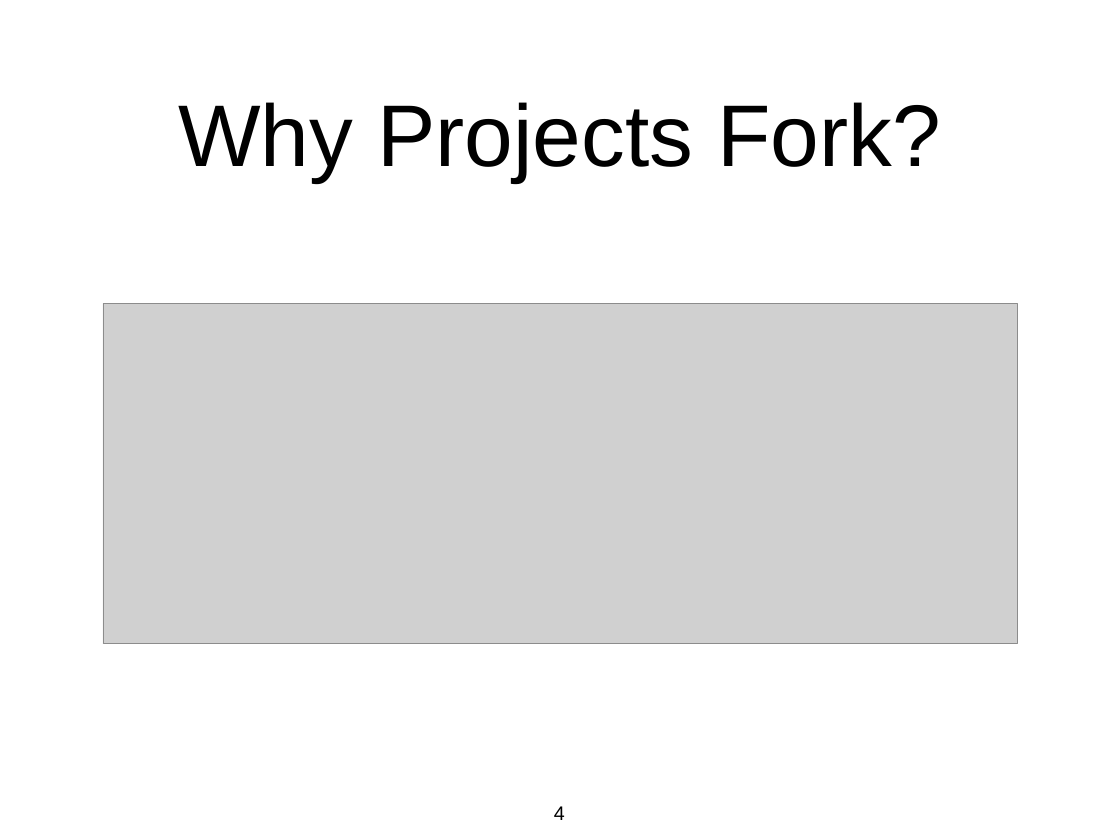
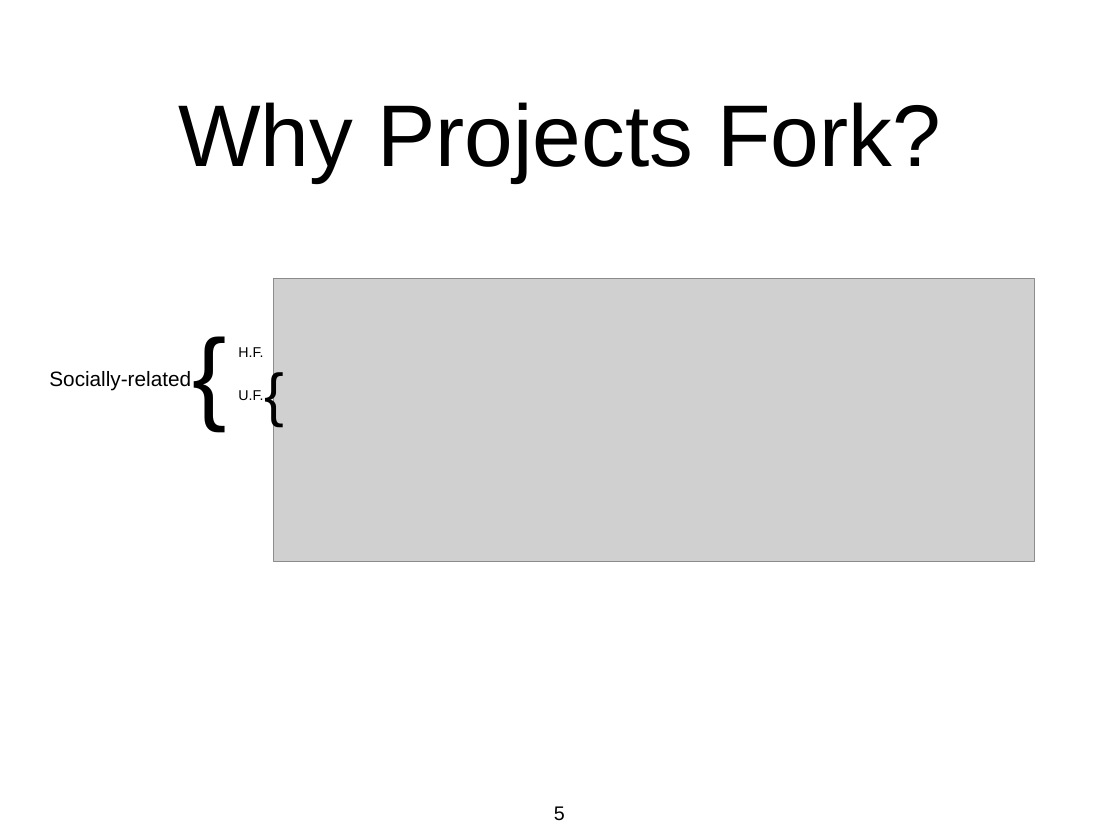
Before and after one commit to azarbakht/prelim, a slide deck: slide 5 of slides/prelim_presentation.pptx (slide 4 before the commit). Drawn at 1120x840 pixels with LibreOffice and Linux fonts; fonts in the diff are those of the drawing; grey boxes stand for pictures. Boxes give left, top, right and bottom in pixels: in the first picture for what was removed or moved away, otherwise in the second. Text is boxed around its words. In the diff, an @@ line names an element or a change of style, - is before the commit and + after.

```diff
--- a/slides/prelim_presentation.pptx
+++ b/slides/prelim_presentation.pptx
@@ picture: place and size @@
-picture at (103, 303, 1018, 643)
+picture at (273, 278, 1034, 562)
@@ text added at (183, 305, 237, 437), 94 pt, text #000000 @@
+{
@@ text added at (238, 347, 263, 357), 13 pt, text #000000 @@
+H.F.
@@ text added at (257, 352, 291, 432), 54 pt, text #000000 @@
+{
@@ text added at (49, 371, 191, 391), 19 pt, text #000000 @@
+Socially-related
@@ text added at (238, 390, 263, 400), 13 pt, text #000000 @@
+U.F.
@@ page number at (554, 806, 565, 821): text changed @@
-4
+5
```
Also in this commit, not shown: 15 other slides changed, 5 slides added, 2 slides removed, 2 other files.
